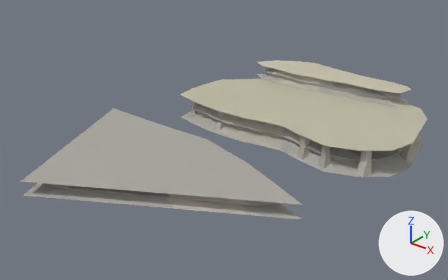
Before and after pictures for a commit that changed the glTF model art-source/valoria/production/rock-terrain-family-v1/RockTerrainFamilyV1.glb.
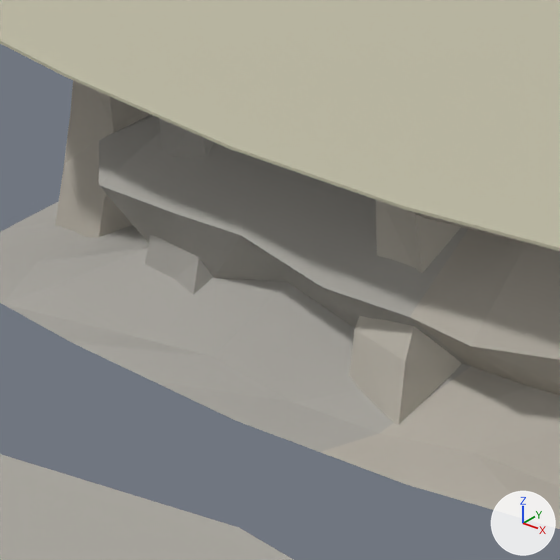
The first picture shows the older version from a camera (50 mm lens) standing at (82.7, -136.8, 65.8) and looking at (-6.5, -25.3, -3.3). The close-ups show the older and then the newer version on the part from 42% to 52% of the width and 34% to 51% of the height of that picture. Only the edits that show in the close-ups are written down. The lights are fixed; the arrows at lower right show +X, +Y and +Z.

Names of what the first close-up shows: 'CliffShoulder_0', 'CliffShoulder_1', 'CliffShoulder_2', 'ForegroundBank', 'MainPlatform', 'PlayableGround'.
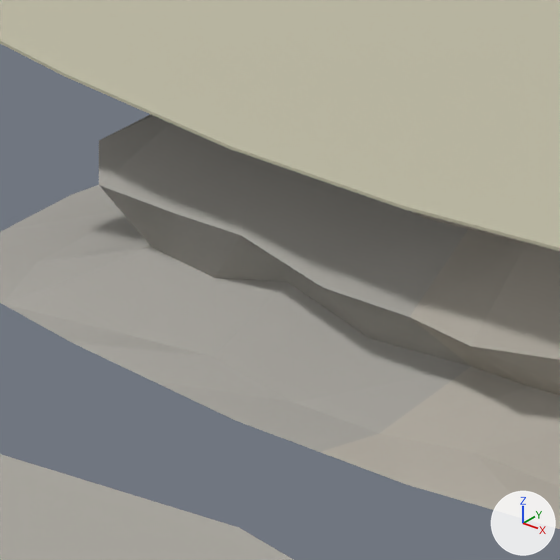
What the commit changed:
Object 'CliffShoulder_0' (ob_cliffshoulder_0) is deleted.
Object 'CliffShoulder_1' (ob_cliffshoulder_1) is deleted.
Object 'CliffShoulder_2' (ob_cliffshoulder_2) is deleted.

Pixel boxes (x1, y1, x2, y2) of what changed, in the close-ups (560 x 560 px):
'CliffShoulder_2', deleted: before (349, 200, 461, 425)
'CliffShoulder_0', deleted: before (56, 80, 150, 237)
'CliffShoulder_1', deleted: before (145, 118, 214, 295)
